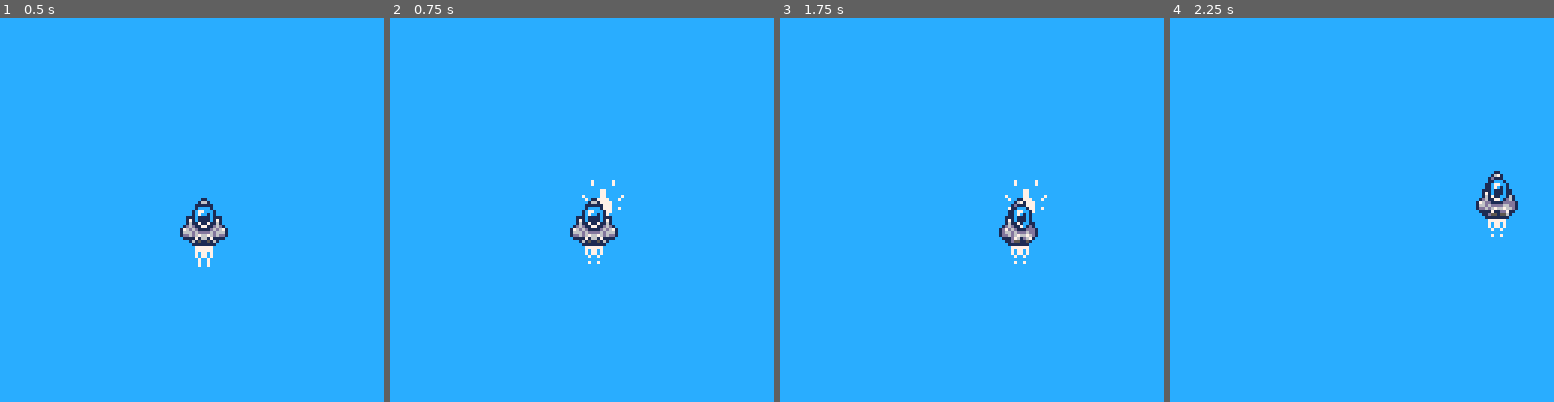
Above: before the commit, frames 1-4 (left to right).
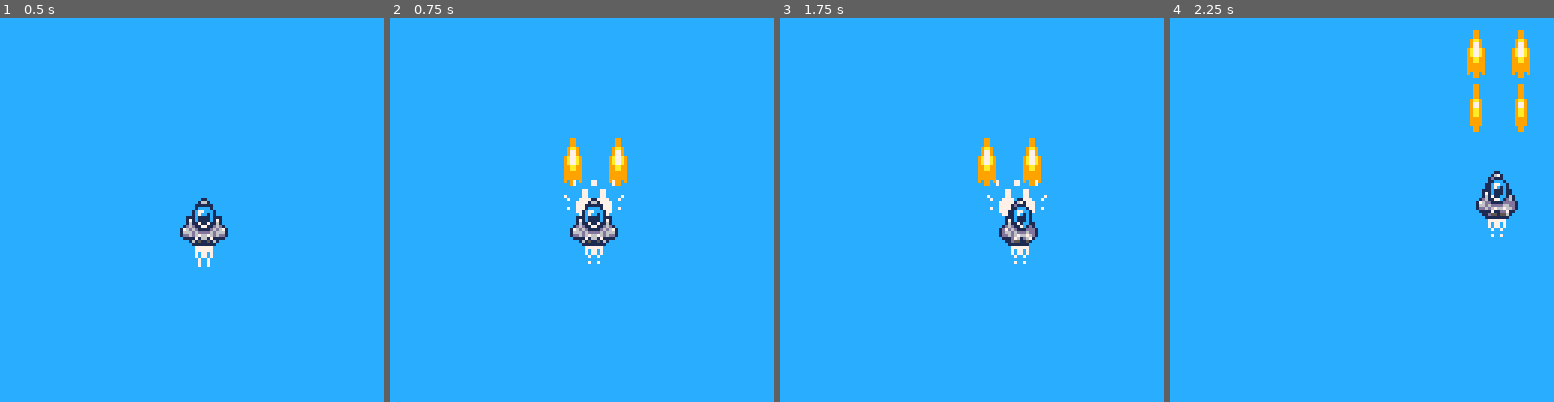
Above: after the commit, the same moments.

Repository: theRenard/move-and-fire
Game: PICO-8 cartridge advanced-shmup.p8
Same seed, same stepped clock (60 frames per second), same inputs: the game is played once before the commit and once after it.
Inputs:
- Up to frame 1 (0.5 s): no input
- Up to frame 2 (0.75 s): tap O (Z key) at 0.7 s
- Up to frame 3 (1.75 s): hold Right from 1.6 s (still down); tap O (Z key) at 1.7 s
- Up to frame 4 (2.25 s): release Right at 2.1 s; tap O (Z key) at 2.1 s; hold Up from 2.15 s (still down)

Frame 1 is identical in both runs. In frame 2, 1.0% of the frame differs, in the area x 45-62%, y 31-52%; in frame 3, 1.1%; in frame 4, 1.5%, in the area x 77-94%, y 3-30%.

Commit message:
Refactor entity pool iteration to limit z-layer processing; streamline shot and muzzle instantiation

Diff:
--- a/lua/classes.lua
+++ b/lua/classes.lua
@@ -36,18 +36,15 @@
   end,
 
   each = function(_ENV, method, ...)
-    -- pq(entity.pools)
-    -- for pl in #entity.pools do
-    --   pq(entity.pools[pl])
-    --   for e in all(pl) do
-    --     if (e[method]) e[method](e, ...)
-    --   end
-    -- end
-    for z in pairs(entity.pools) do
-      for i = 1, #entity.pools[z] do
-        local e = entity.pools[z][i]
-        if e and e[method] then
-          e[method](e, ...)
+    -- 20 z-layers max
+    for z = 1, 20 do
+      local pool = entity.pools[z]
+      if pool then
+        for i = 1, #pool do
+          local e = pool[i]
+          if e and e[method] then
+            e[method](e, ...)
+          end
         end
       end
     end
--- a/lua/entities/ship.lua
+++ b/lua/entities/ship.lua
@@ -54,38 +54,38 @@
 		-- spawn bullet
 		-- add(shots, {x=x+3, y=y-2})
 		if shotTemp == 0 then
-			-- shot({
-			-- 	z = 10,
-			-- 	x = x - 3,
-			-- 	y = y - 8,
-			-- 	frames = { 32, 33, 34 },
-			-- 	h = 16,
-			-- 	spd = 6,
-			-- })
-			-- shot({
-			-- 	z = 10,
-			-- 	x = x + 12,
-			-- 	y = y - 8,
-			-- 	frames = { 32, 33, 34 },
-			-- 	h = 16,
-			-- 	spd = 6,
-			-- })
+			shot({
+				z = 10,
+				x = x - 3,
+				y = y - 8,
+				frames = { 32, 33, 34 },
+				h = 16,
+				spd = 6,
+			})
+			shot({
+				z = 10,
+				x = x + 12,
+				y = y - 8,
+				frames = { 32, 33, 34 },
+				h = 16,
+				spd = 6,
+			})
 			muzzle({
+				z = 11,
 				x = x + 3,
 				y = y - 7,
-				z = 10,
 				ox = 3,
 				oy = -7,
 				pos = _ENV
 			})
-			-- muzzle({
-			-- 	x = x - 4,
-			-- 	y = y - 7,
-			-- 	z = 10,
-			-- 	ox = -4,
-			-- 	oy = -7,
-			-- 	pos = _ENV
-			-- })
+			muzzle({
+				z = 11,
+				x = x - 3,
+				y = y - 7,
+				ox = -3,
+				oy = -7,
+				pos = _ENV
+			})
 			shotTemp = 3
 		end
 	end,
